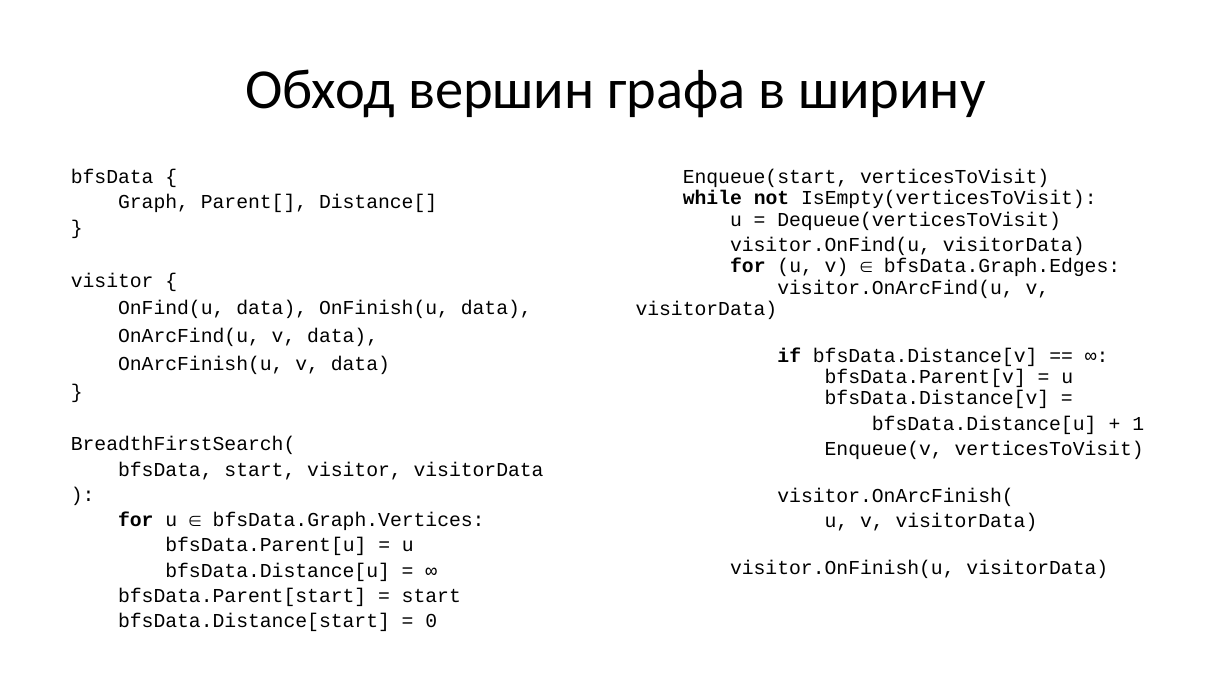
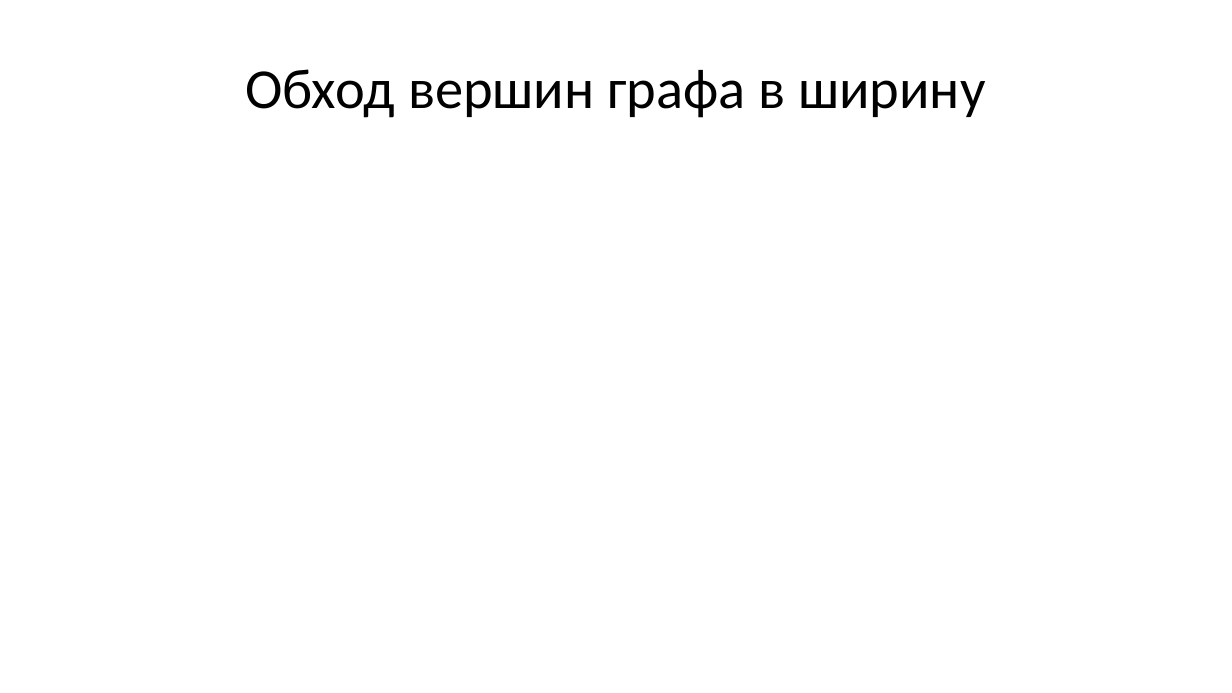
Before and after one commit to Evgueni-Petrov-aka-espetrov/Algorithms-and-Programming-in-C-pptx, a slide deck: slide 62 of 16 Обходы и каркасы графа.pptx (slide 66 before the commit). Drawn at 1232x693 pixels with LibreOffice and Linux fonts; fonts in the diff are those of the drawing. Boxes give left, top, right and bottom in pixels: in the first picture for what was removed or moved away, otherwise in the second. Text is boxed around its words. In the diff, an @@ line names an element or a change of style, - is before the commit and + after.

Commit message:
перенес vistor data внутрь visitor; уточнил, как сравниваем реализации снм; пояснил оптимизацию в алг Прима

```diff
--- a/16 Обходы и каркасы графа.pptx
+++ b/16 Обходы и каркасы графа.pptx
@@ text removed at [71,169,544,631] @@
-bfsData {
-Graph, Parent[], Distance[]
-}
-visitor {
-OnFind(u, data), OnFinish(u, data),
-OnArcFind(u, v, data),
-OnArcFinish(u, v, data)
-}
-BreadthFirstSearch(
-bfsData, start, visitor, visitorData
-):
-for u ∈ bfsData.Graph.Vertices:
-bfsData.Parent[u] = u
-bfsData.Distance[u] = ∞
-bfsData.Parent[start] = start
-bfsData.Distance[start] = 0
@@ text removed at [636,169,1144,578] @@
-Enqueue(start, verticesToVisit)
-while not IsEmpty(verticesToVisit):
-u = Dequeue(verticesToVisit)
-visitor.OnFind(u, visitorData)
-for (u, v) ∈ bfsData.Graph.Edges:
-visitor.OnArcFind(u, v, visitorData)
-if bfsData.Distance[v] == ∞:
-bfsData.Parent[v] = u
-bfsData.Distance[v] =
-bfsData.Distance[u] + 1
-Enqueue(v, verticesToVisit)
-visitor.OnArcFinish(
-u, v, visitorData)
-visitor.OnFinish(u, visitorData)
```
Also in this commit, not shown: 26 other slides changed, 3 slides added, 1 slide removed.
